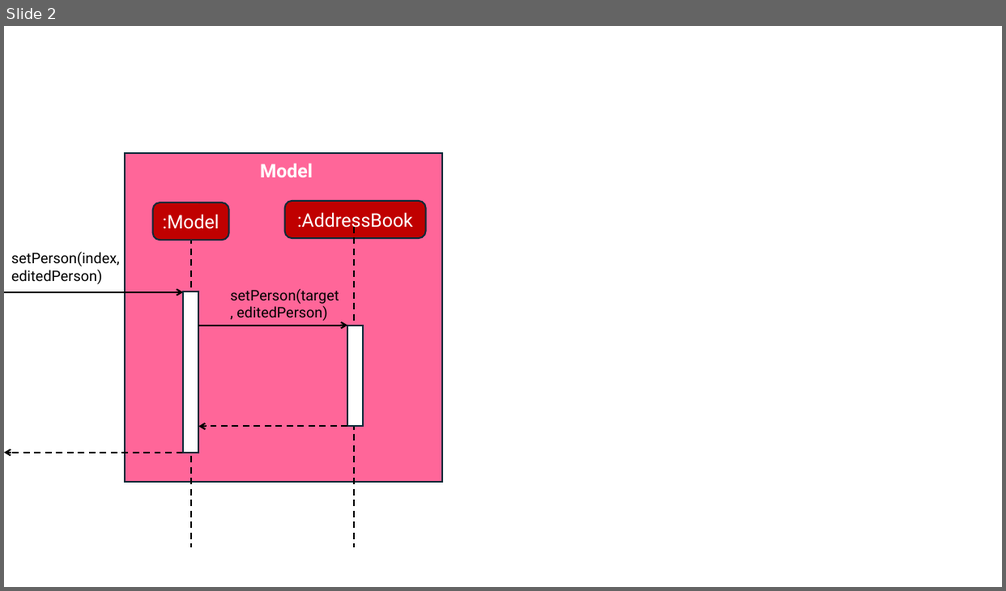
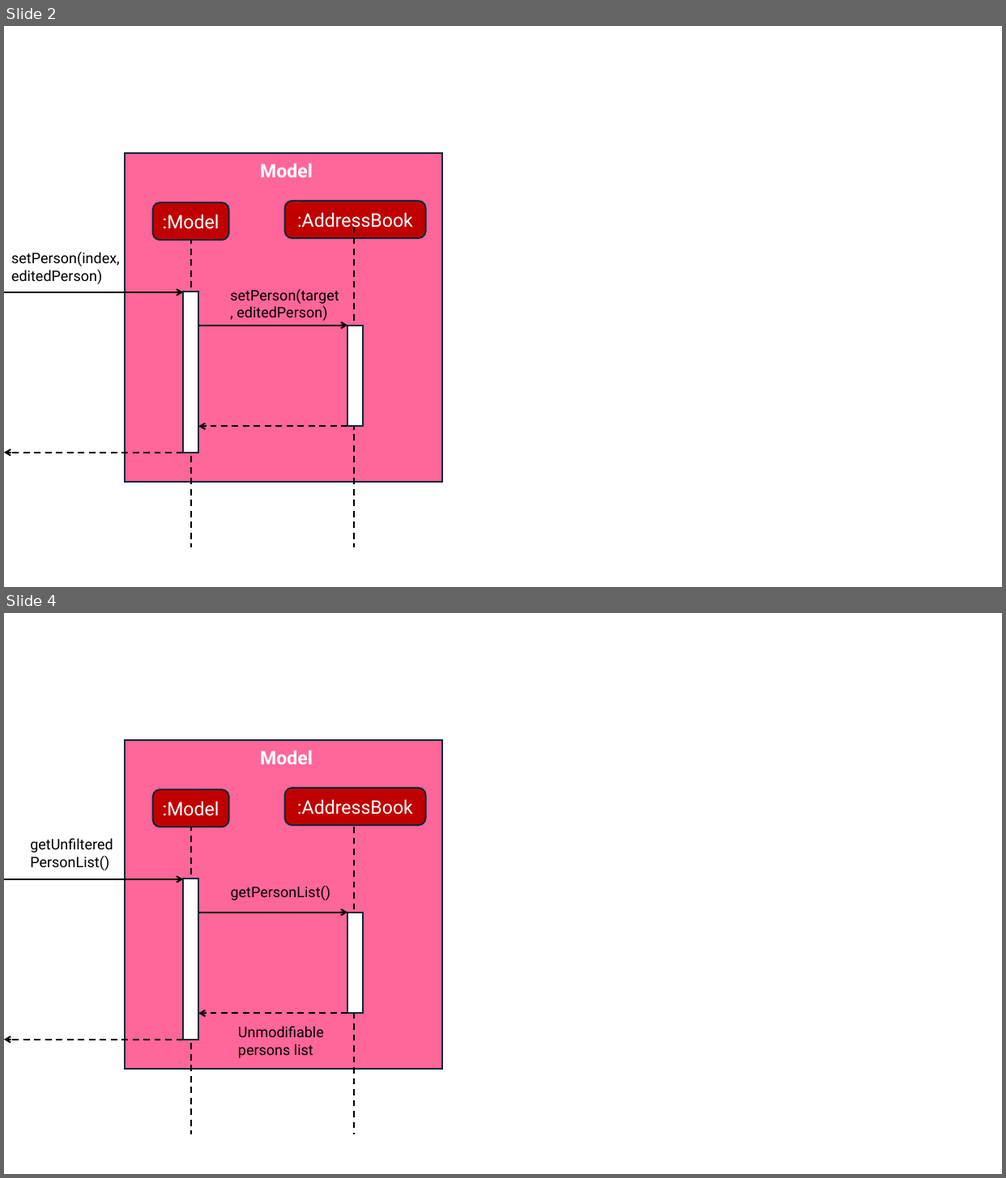
Before and after one commit to AY2627S1-CS2103T-F12-2/tp, a slide deck: docs/diagrams/CategorySequenceDiagram.pptx. Shown one above the other, each under a label of ours: slide 2 before the commit, slides 2 and 4 after it; the slides between them are not shown. The pictures are 1006x591 and 1006x1178 pixels, drawn with LibreOffice and Linux fonts; fonts in the diff are those of the drawing. Boxes give left, top, right and bottom in pixels: in the first picture for what was removed or moved away, otherwise in the second. Text is boxed around its words. In the diff, an @@ line names an element or a change of style, - is before the commit and + after.

```diff
--- a/docs/diagrams/CategorySequenceDiagram.pptx
+++ b/docs/diagrams/CategorySequenceDiagram.pptx
@@ slide 4 added at (4,613,1002,1174), background #FFFFFF @@
@@ rectangle added at (125,740,443,1069), fill #FF6699, outline #092A39 1.5 pt @@
@@ text added at (260,750,313,764), 18 pt, text #FFFFFF, bold @@
+Model
@@ rounded rectangle added at (153,790,229,827), fill #C00000, outline #092A39 1.5 pt, 18 pt, text #FFFFFF @@
+:Model
@@ rounded rectangle added at (285,788,425,825), fill #C00000, outline #092A39 1.5 pt, 18 pt, text #FFFFFF @@
+:AddressBook
@@ line added from (191, 814) to (191, 1135), #000000 1.5 pt dashed @@
@@ line added from (354, 827) to (354, 1135), #000000 1.5 pt dashed @@
@@ text added at (23,832,121,875), 14 pt, text #000000 @@
+getUnfilteredPersonList()
@@ arrow added from (4, 879) to (183, 879), #000000 1.5 pt @@
@@ rectangle added at (183,879,198,1040), fill #FFFFFF, outline #092A39 1.5 pt @@
@@ text added at (231,886,331,901), 14 pt, text #000000 @@
+getPersonList()
@@ arrow added from (198, 913) to (347, 913), #000000 1.5 pt @@
@@ rectangle added at (347,913,363,1013), fill #FFFFFF, outline #092A39 1.5 pt @@
@@ arrow added from (347, 1013) to (198, 1013), #000000 1.5 pt dashed @@
@@ arrow added from (183, 1040) to (4, 1040), #000000 1.5 pt dashed @@
@@ text added at (238,1026,324,1059), 14 pt, text #000000 @@
+Unmodifiable persons list
```
Also in this commit, not shown: 1 slide changed, 1 other slide added.
